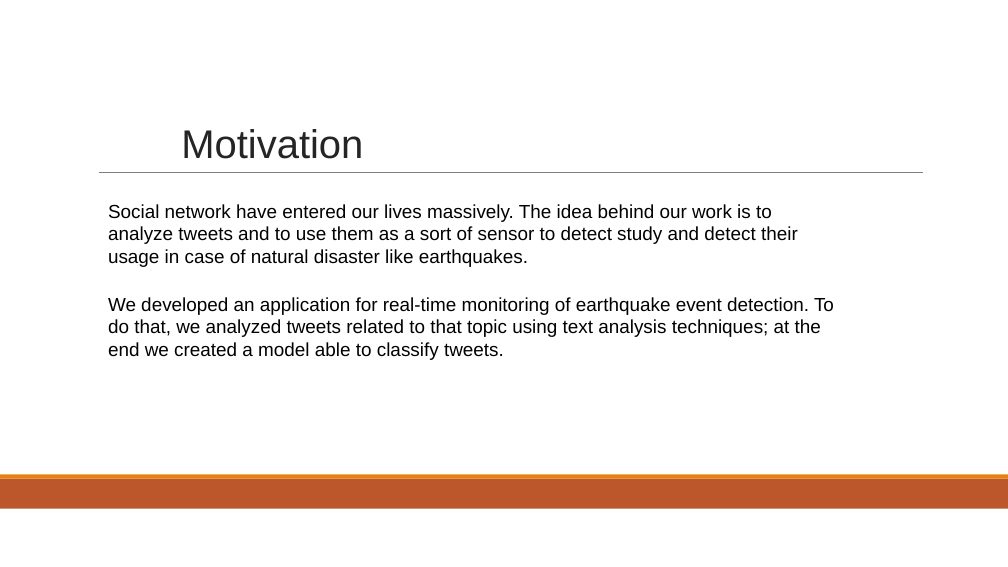
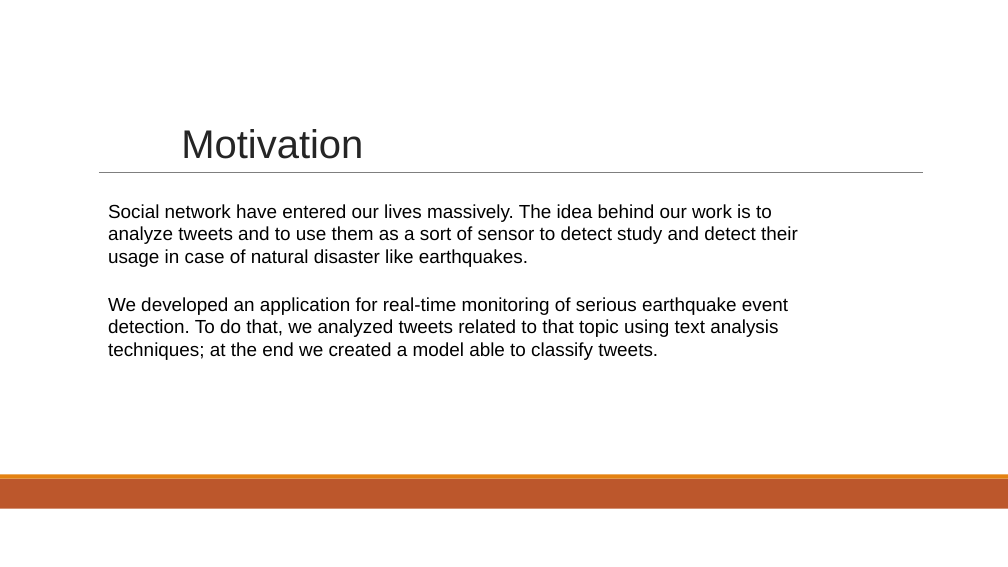
Before and after one commit to Geghi/DMML-Project, a slide deck: slide 2 of documentation/presentazione/presentazione.pptx. Drawn at 1008x567 pixels with LibreOffice and Linux fonts; fonts in the diff are those of the drawing. Boxes give left, top, right and bottom in pixels: in the first picture for what was removed or moved away, otherwise in the second. Text is boxed around its words. In the diff, an @@ line names an element or a change of style, - is before the commit and + after.

```diff
--- a/documentation/presentazione/presentazione.pptx
+++ b/documentation/presentazione/presentazione.pptx
@@ text at (108,297,788,360): text changed @@
-We developed an application for real-time monitoring of earthquake event detection. To do that, we analyzed tweets related to that topic using text analysis techniques; at the end we created a model able to classify tweets.
+We developed an application for real-time monitoring of serious earthquake event detection. To do that, we analyzed tweets related to that topic using text analysis techniques; at the end we created a model able to classify tweets.
```
Also in this commit, not shown: 12 other slides changed, 3 slides added, 1 slide removed, 1 other file.
